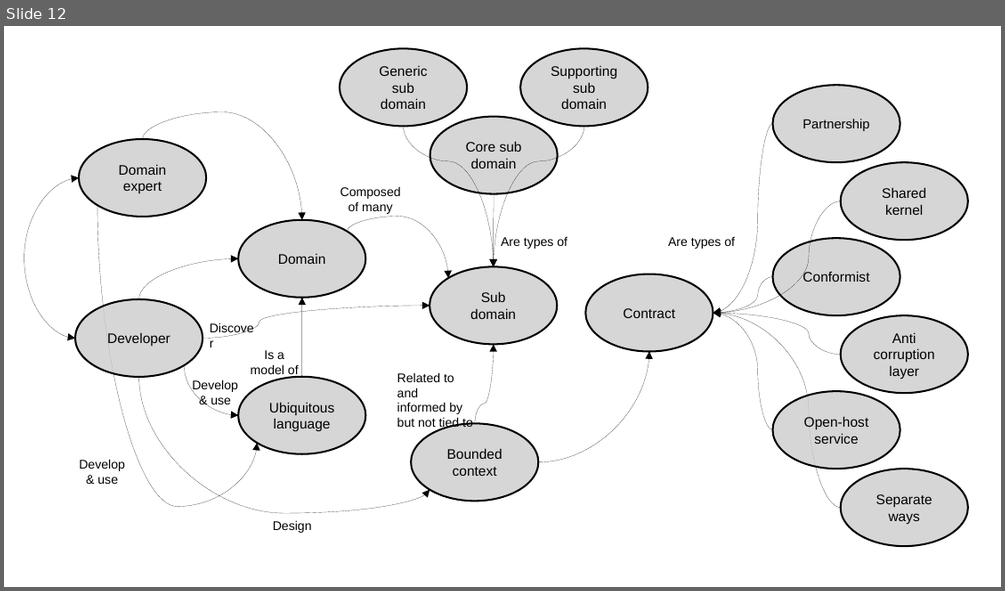
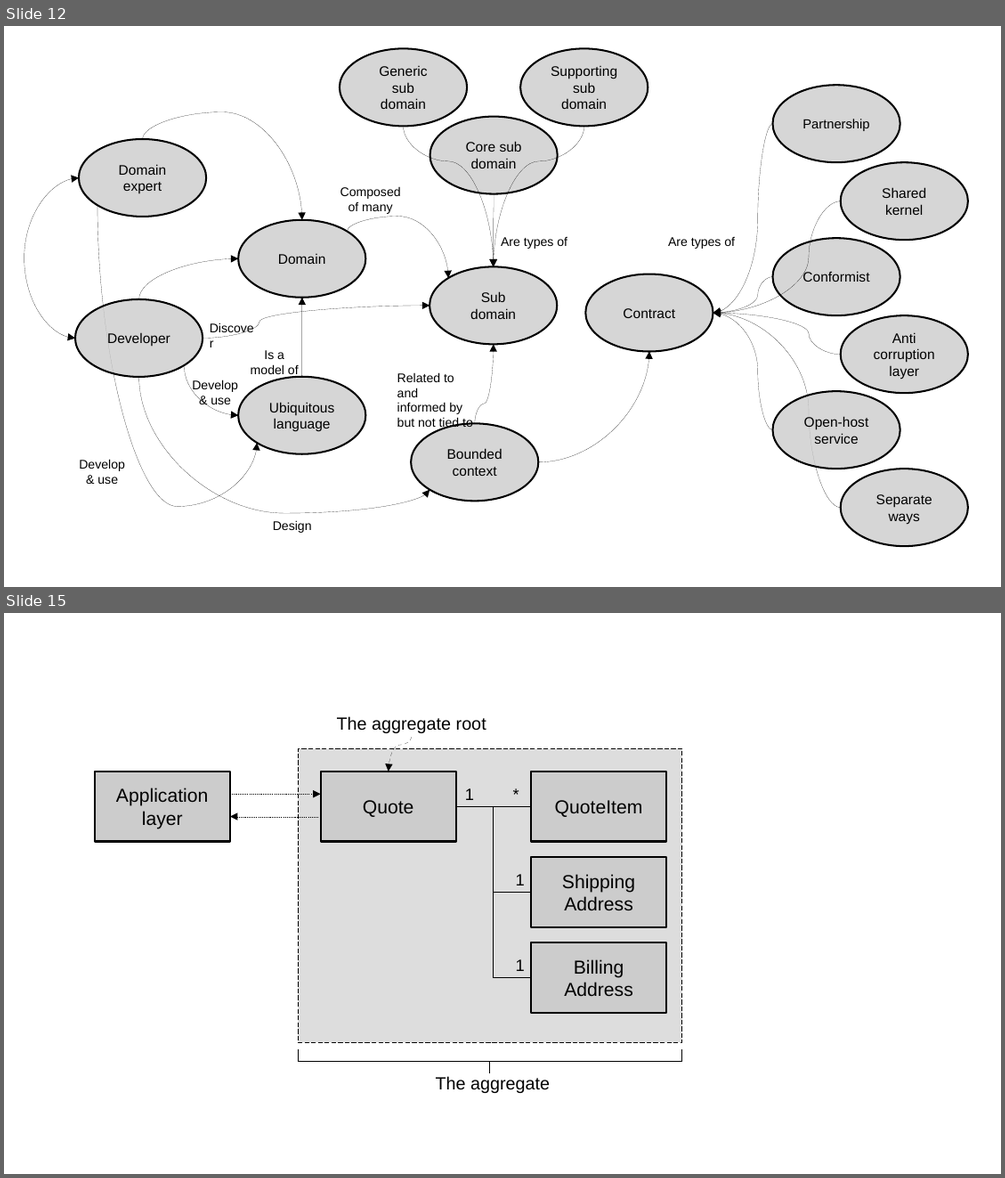
Before and after one commit to megakevin/end-point-blog, a slide deck: 2025/09/high-level-system-analysis-and-design-ddd-part-1/diagrams.odp. Shown one above the other, each under a label of ours: slide 12 before the commit, slides 12 and 15 after it; the slides between them are not shown. The pictures are 1005x591 and 1005x1178 pixels, drawn with LibreOffice and Linux fonts; fonts in the diff are those of the drawing. Boxes give left, top, right and bottom in pixels: in the first picture for what was removed or moved away, otherwise in the second. Text is boxed around its words. In the diff, an @@ line names an element or a change of style, - is before the commit and + after.

```diff
--- a/2025/09/high-level-system-analysis-and-design-ddd-part-1/diagrams.odp
+++ b/2025/09/high-level-system-analysis-and-design-ddd-part-1/diagrams.odp
@@ slide 15 added at <box>4,613,1001,1174</box>, background #FFFFFF @@
@@ rectangle added at <box>72,704,705,1111</box>, fill #FFFFFF, outline #FFFFFF 0 pt @@
@@ text added at <box>337,716,486,733</box>, 14 pt, text #000000 @@
+The aggregate root
@@ curved arrow added from (412, 737) to (388, 771), #000000 0 pt dashed @@
@@ rectangle added at <box>95,771,230,842</box>, fill #CCCCCC, outline #000000 1.45 pt, 15 pt, text #000000 @@
+Application layer
@@ rectangle added at <box>298,748,682,1043</box>, fill #DDDDDD, outline #000000 0 pt dashed @@
@@ rectangle added at <box>321,771,456,842</box>, fill #CCCCCC, outline #000000 1.45 pt, 15 pt, text #000000 @@
+Quote
@@ rectangle added at <box>532,771,667,842</box>, fill #CCCCCC, outline #000000 1.45 pt, 15 pt, text #000000 @@
+QuoteItem
@@ arrow added from (230, 794) to (321, 794), #000000 0 pt dashed @@
@@ text added at <box>465,788,474,800</box>, 13 pt, text #000000 @@
+1
@@ text added at <box>504,779,528,806</box>, 13 pt, text #000000 @@
+*
@@ arrow added from (321, 817) to (230, 817), #000000 0 pt dashed @@
@@ elbow line added from (456, 806) to (532, 806), #000000 0 pt @@
@@ elbow line added from (456, 806) to (532, 892), #000000 0 pt @@
@@ elbow line added from (456, 806) to (532, 978), #000000 0 pt @@
@@ text added at <box>516,874,525,885</box>, 13 pt, text #000000 @@
+1
@@ rectangle added at <box>532,857,667,928</box>, fill #CCCCCC, outline #000000 1.45 pt, 15 pt, text #000000 @@
+Shipping Address
@@ text added at <box>516,959,525,971</box>, 13 pt, text #000000 @@
+1
@@ rectangle added at <box>532,943,667,1013</box>, fill #CCCCCC, outline #000000 1.45 pt, 15 pt, text #000000 @@
+Billing Address
@@ freeform shape added at <box>298,1050,682,1072</box>, outline #000000 0 pt @@
@@ text added at <box>436,1076,550,1093</box>, 14 pt, text #000000 @@
+The aggregate
```
Also in this commit, not shown: 4 other slides added, 6 other files.
